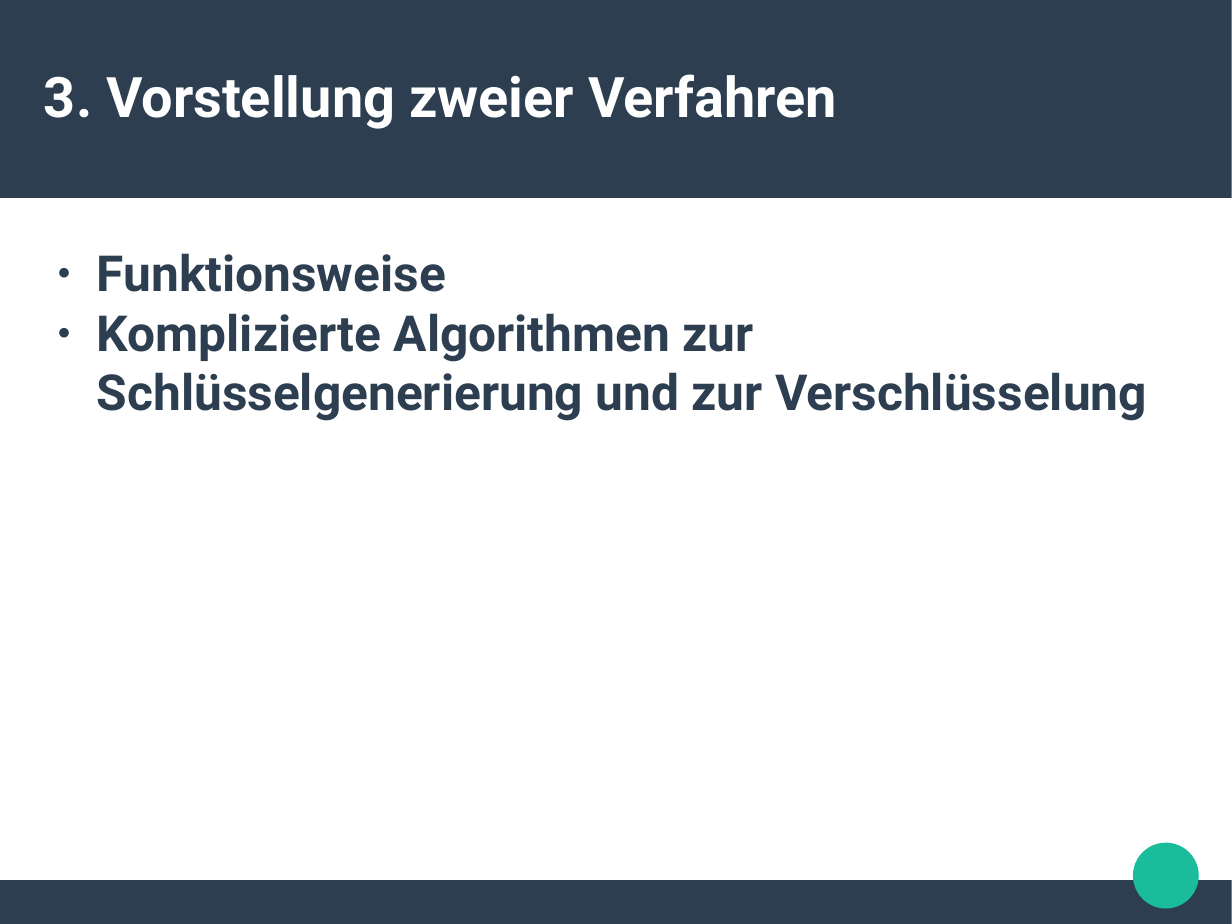
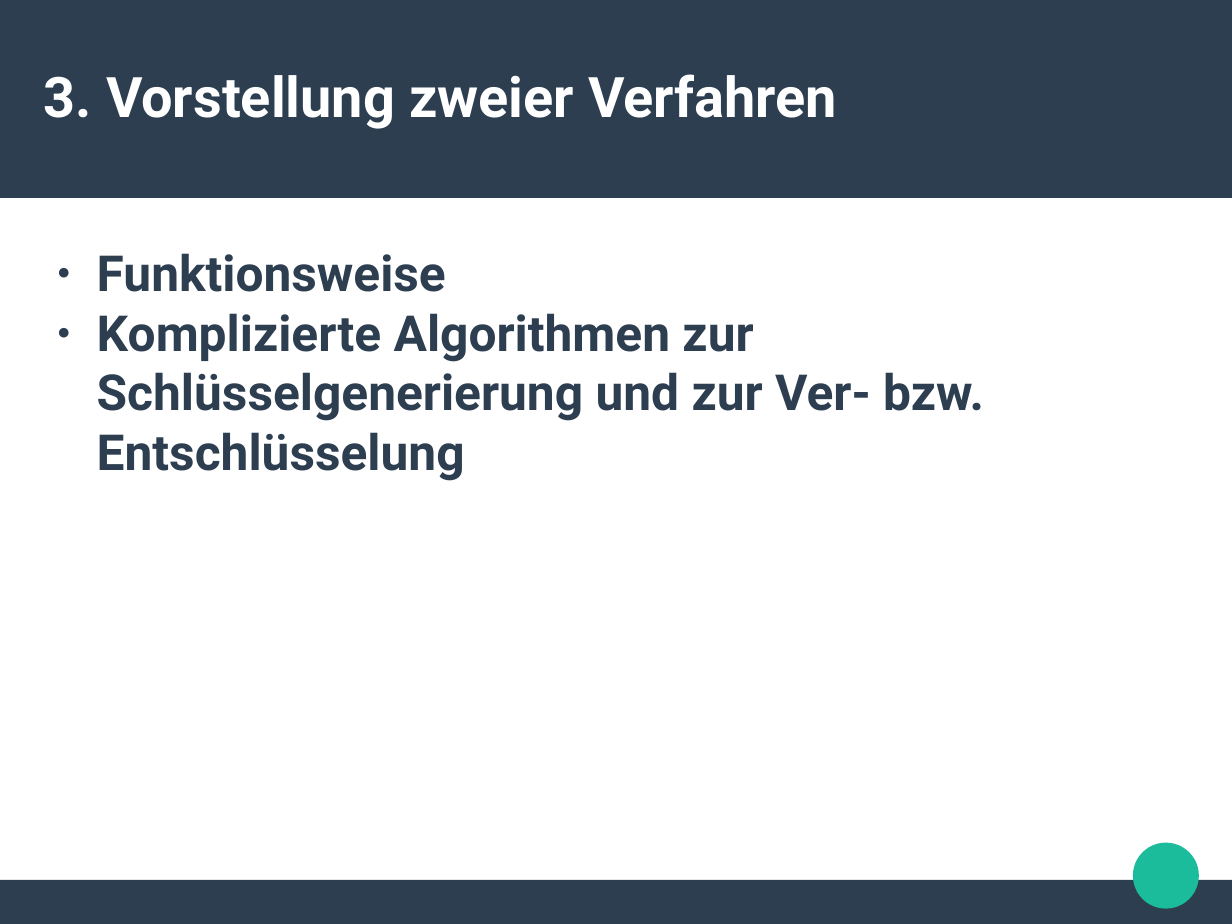
Before and after one commit to Mofiche/KL, a slide deck: slide 13 of PräKL.pptx. Drawn at 1232x924 pixels with LibreOffice and Linux fonts; fonts in the diff are those of the drawing. Boxes give left, top, right and bottom in pixels: in the first picture for what was removed or moved away, otherwise in the second. Text is boxed around its words. In the diff, an @@ line names an element or a change of style, - is before the commit and + after.

```diff
--- a/PräKL.pptx
+++ b/PräKL.pptx
@@ text at [97, 313, 984, 481]: text changed @@
-● Komplizierte Algorithmen zur Schlüsselgenerierung und zur Verschlüsselung
+● Komplizierte Algorithmen zur Schlüsselgenerierung und zur Ver- bzw. Entschlüsselung
```
Also in this commit, not shown: 7 other slides changed, 1 slide added, 5 other files.
